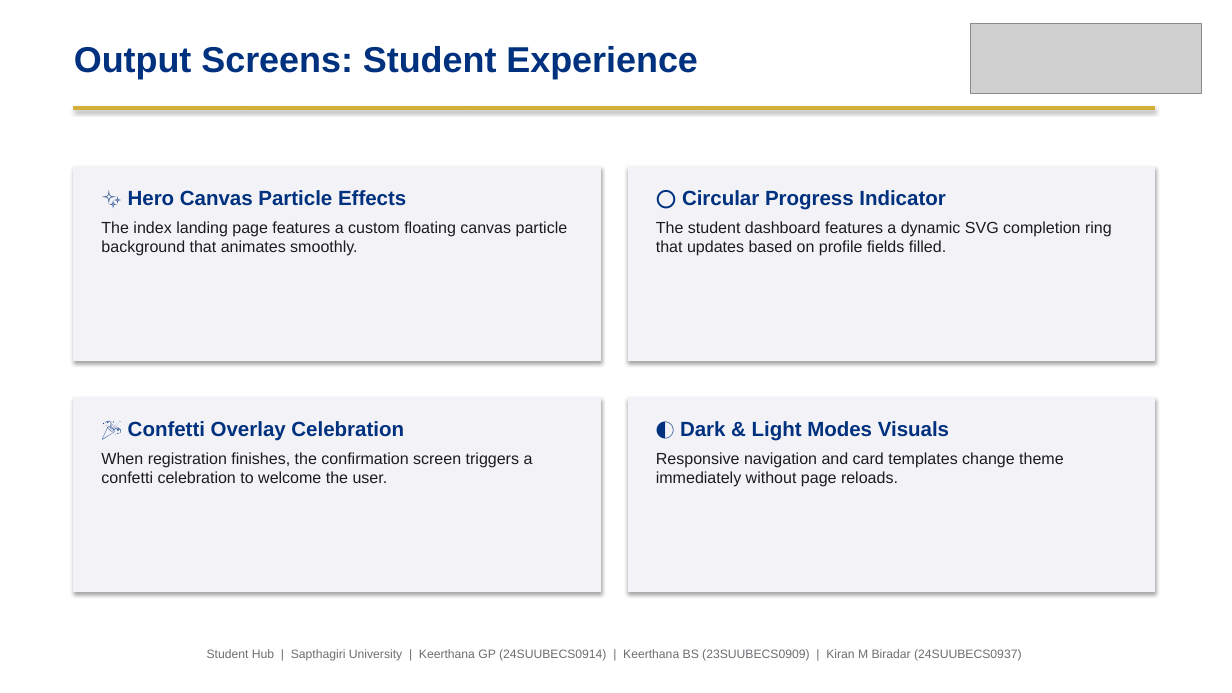
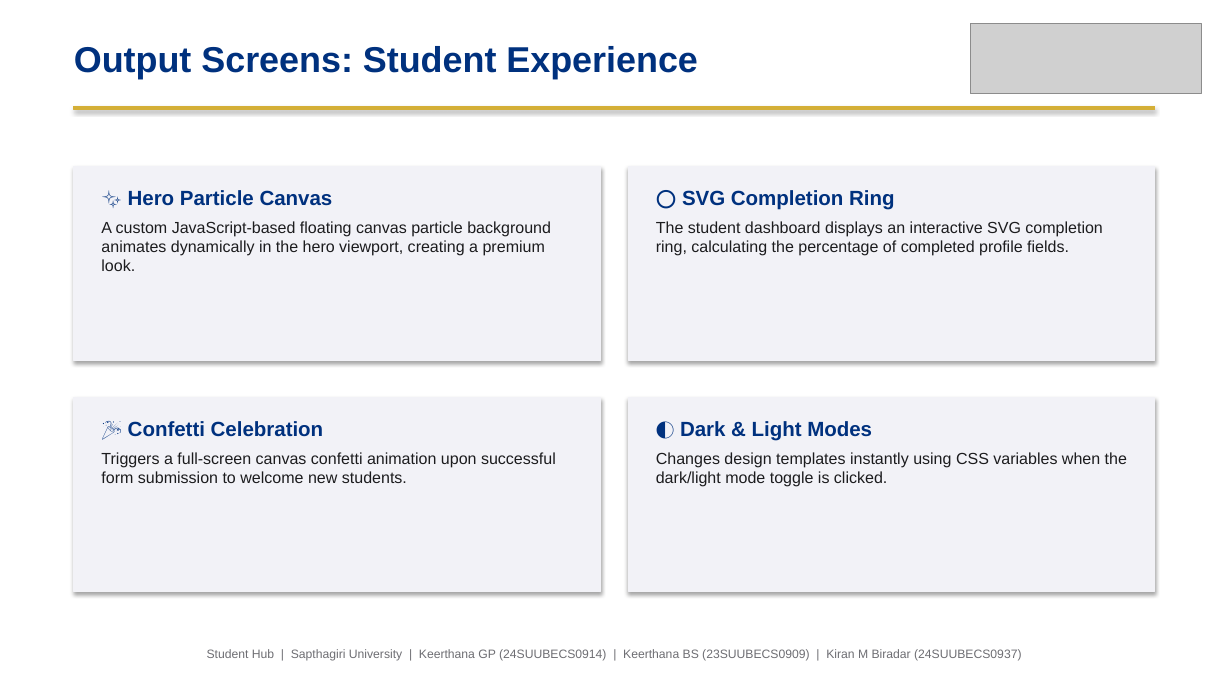
Before and after one commit to kirancodes-dev/Student-Registration, a slide deck: slide 14 of Student_Registration_Presentation.pptx. Drawn at 1232x693 pixels with LibreOffice and Linux fonts; fonts in the diff are those of the drawing; grey boxes stand for pictures. Boxes give left, top, right and bottom in pixels: in the first picture for what was removed or moved away, otherwise in the second. Text is boxed around its words. In the diff, an @@ line names an element or a change of style, - is before the commit and + after.

Commit message:
feat: compile and update 19-slide standard presentation for Student Hub

```diff
--- a/Student_Registration_Presentation.pptx
+++ b/Student_Registration_Presentation.pptx
@@ text at bbox=[101, 190, 551, 271]: text changed @@
-✨ Hero Canvas Particle Effects
-The index landing page features a custom floating canvas particle background that animates smoothly.
+✨ Hero Particle Canvas
+A custom JavaScript-based floating canvas particle background animates dynamically in the hero viewport, creating a premium look.
@@ text at bbox=[656, 190, 1102, 256]: text changed @@
-⭕ Circular Progress Indicator
-The student dashboard features a dynamic SVG completion ring that updates based on profile fields filled.
+⭕ SVG Completion Ring
+The student dashboard displays an interactive SVG completion ring, calculating the percentage of completed profile fields.
@@ text at bbox=[101, 421, 556, 483]: text changed @@
-🎉 Confetti Overlay Celebration
-When registration finishes, the confirmation screen triggers a confetti celebration to welcome the user.
+🎉 Confetti Celebration
+Triggers a full-screen canvas confetti animation upon successful form submission to welcome new students.
@@ text at bbox=[656, 421, 1127, 487]: text changed @@
-🌓 Dark & Light Modes Visuals
-Responsive navigation and card templates change theme immediately without page reloads.
+🌓 Dark & Light Modes
+Changes design templates instantly using CSS variables when the dark/light mode toggle is clicked.
```
Also in this commit, not shown: 17 other slides changed, 1 other file.
